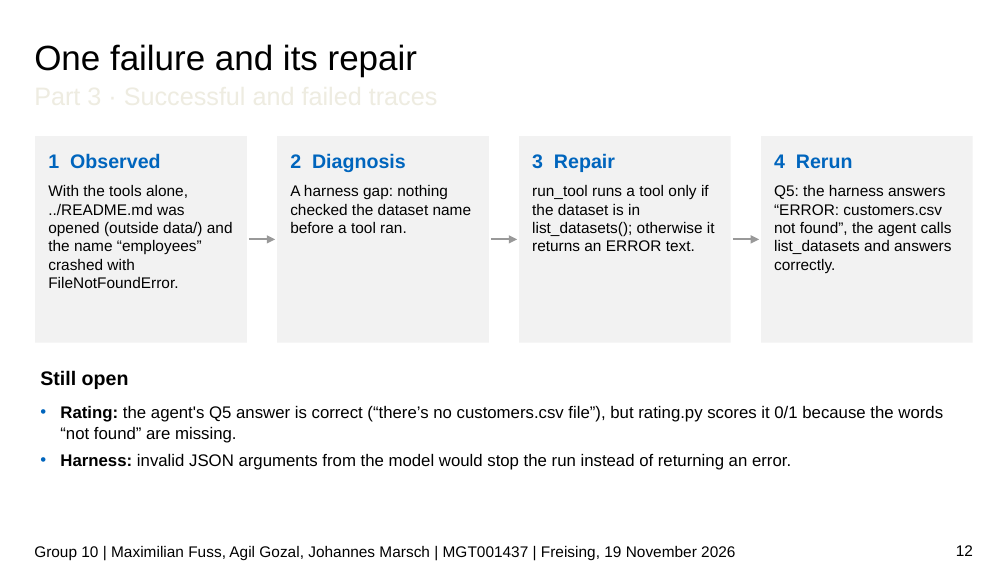
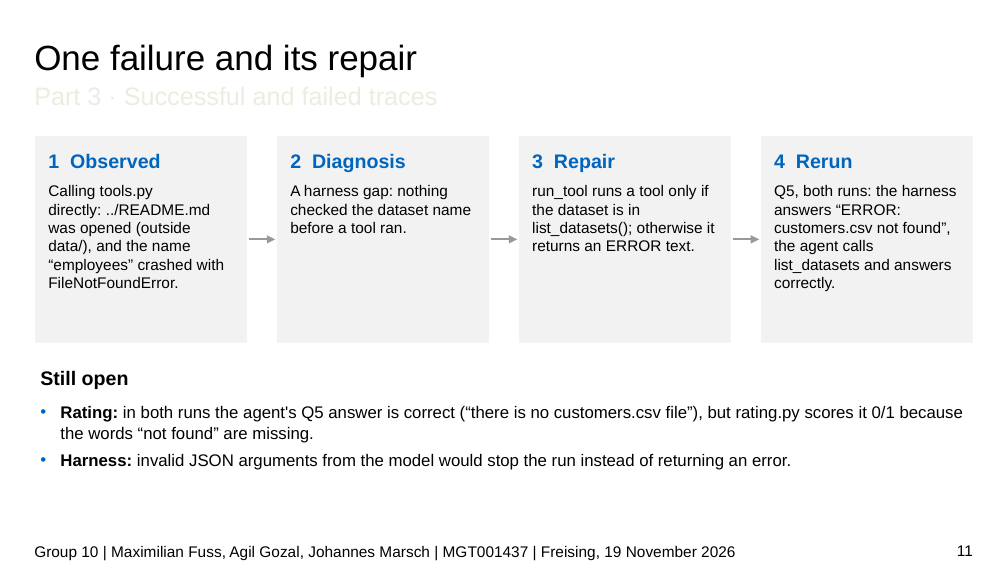
Before and after one commit to JPMarsch/Python_Group_10, a slide deck: slide 11 of presentation/G10_presentation_draft.pptx (slide 12 before the commit). Drawn at 1008x567 pixels with LibreOffice and Linux fonts; fonts in the diff are those of the drawing; background and template pictures are left out. Boxes give left, top, right and bottom in pixels: in the first picture for what was removed or moved away, otherwise in the second. Text is boxed around its words. In the diff, an @@ line names an element or a change of style, - is before the commit and + after.

```diff
--- a/presentation/G10_presentation_draft.pptx
+++ b/presentation/G10_presentation_draft.pptx
@@ text in rectangle at [48, 185, 224, 288]: text changed @@
-With the tools alone, ../README.md was opened (outside data/) and the name “employees” crashed with FileNotFoundError.
+Calling tools.py directly: ../README.md was opened (outside data/), and the name “employees” crashed with FileNotFoundError.
@@ text in rectangle at [774, 185, 957, 291]: text changed @@
-Q5: the harness answers “ERROR: customers.csv not found”, the agent calls list_datasets and answers correctly.
+Q5, both runs: the harness answers “ERROR: customers.csv not found”, the agent calls list_datasets and answers correctly.
@@ text at [60, 406, 963, 443]: text changed @@
-• Rating: the agent's Q5 answer is correct (“there’s no customers.csv file”), but rating.py scores it 0/1 because the words “not found” are missing.
+• Rating: in both runs the agent's Q5 answer is correct (“there is no customers.csv file”), but rating.py scores it 0/1 because the words “not found” are missing.
@@ page number at [957, 545, 973, 556]: text changed @@
-12
+11
```
Also in this commit, not shown: 10 other slides changed, 1 slide removed.
